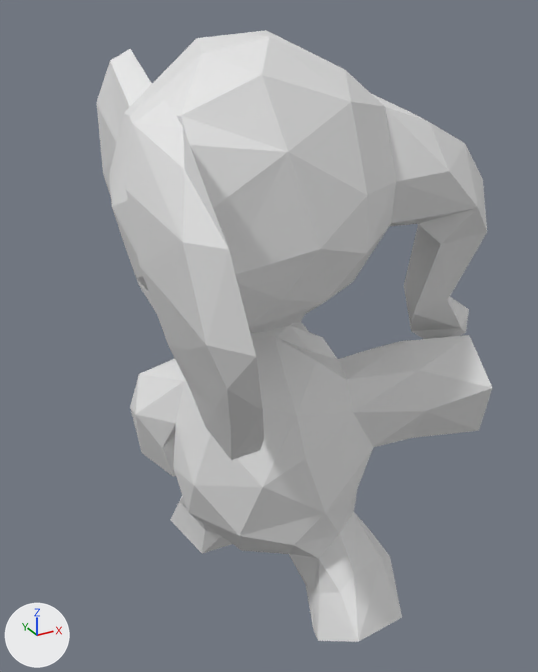
Two versions of the OBJ model meshes/elephant/elephant00127.obj, one commit apart.
Both versions are drawn from a camera (50 mm lens) standing at (-0.82, -1.69, 1.01) and looking at (0.31, 0.37, -0.02). Lighting does not change. The marker at lower left points along +X, +Y and +Z. Where no turn or scale is listed for an object, it has been applied to the vertices.

Objects in the first picture: 'elephant00127'.
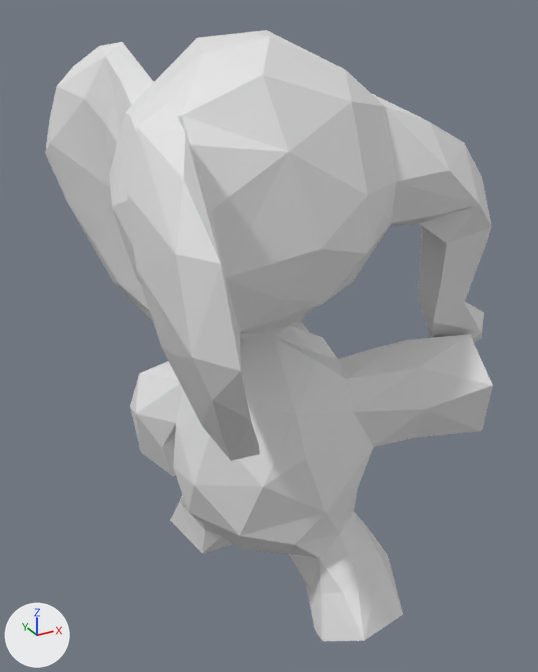
The change, as JSON lines over the scene's bpy script:
```json
{"block": "me_elephant00127", "where": "# used by ob_elephant00127; location = (0.0, 0.0, 0.0)"}
{"op": "remove", "block": "me_elephant00127", "code": "me_elephant00127.from_pydata(...)  # 397 vertices, 790 faces; spans x -0.31..0.99, y -0.51..1.18, z -1.04..0.95"}
{"op": "add", "block": "me_elephant00127", "code": "me_elephant00127.from_pydata(...)  # 397 vertices, 790 faces; spans x -0.31..1.0, y -0.5..1.16, z -1.04..0.95"}
{"block": "me_elephant00127", "change": "me_elephant00127 part 1: 64 of 397 vertices moved; they spanned x -0.07..0.17, y 0.57..1.18, z -0.07..0.89 and now span x -0.21..0.14, y 0.57..1.16, z -0.06..0.91; mean shift (-0.09, -0.01, 0.02); largest move (0.12, 1.18, 0.48) -> (-0.2, 1.15, 0.52)"}
{"block": "me_elephant00127", "change": "me_elephant00127 part 2: 47 of 397 vertices moved; they spanned x -0.31..0.02, y -0.51..0.05, z -0.1..0.83 and now span x -0.31..0.02, y -0.5..0.06, z -0.12..0.83; mean shift (-0.01, 0.01, -0.01); largest move (-0.2, -0.51, 0.38) -> (-0.23, -0.5, 0.35)"}
{"block": "me_elephant00127", "change": "me_elephant00127 part 3: 41 of 397 vertices moved; they spanned x 0.59..0.99, y -0.16..0.26, z -0.31..0.51 and now span x 0.6..1.0, y -0.16..0.22, z -0.3..0.52; mean shift (0.01, -0.03, 0.0); largest move (0.77, 0.17, -0.02) -> (0.79, 0.09, -0.03)"}
{"block": "me_elephant00127", "change": "me_elephant00127 part 4: 20 of the vertices in x 0.26..0.61, y -0.21..0.13, z -1.01..-0.71 are multiplied about their middle by the matrix ((0.99, -0.068, 0.007), (0.068, 0.99, -0.004), (-0.006, 0.004, 0.992))"}
```

Pixel boxes (x1, y1, x2, y2) of what changed, in the pictures (538 x 672 px; the box of a moved part takes in the faces that stretch with it):
```json
{"object": "elephant00127", "change": "reshaped", "before": [97, 30, 492, 642], "after": [45, 30, 493, 641], "on screen": "13% wider"}
{"part": 1, "of": "me_elephant00127", "change": "moved or reshaped", "before": [97, 49, 157, 314], "after": [45, 42, 155, 322]}
{"part": 2, "of": "me_elephant00127", "change": "moved or reshaped", "before": [126, 100, 264, 460], "after": [127, 102, 260, 461]}
{"part": 3, "of": "me_elephant00127", "change": "moved or reshaped", "before": [343, 144, 492, 447], "after": [354, 143, 493, 447]}
{"part": 4, "of": "me_elephant00127", "change": "moved or reshaped", "before": [289, 512, 402, 642], "after": [289, 512, 403, 641]}
```
